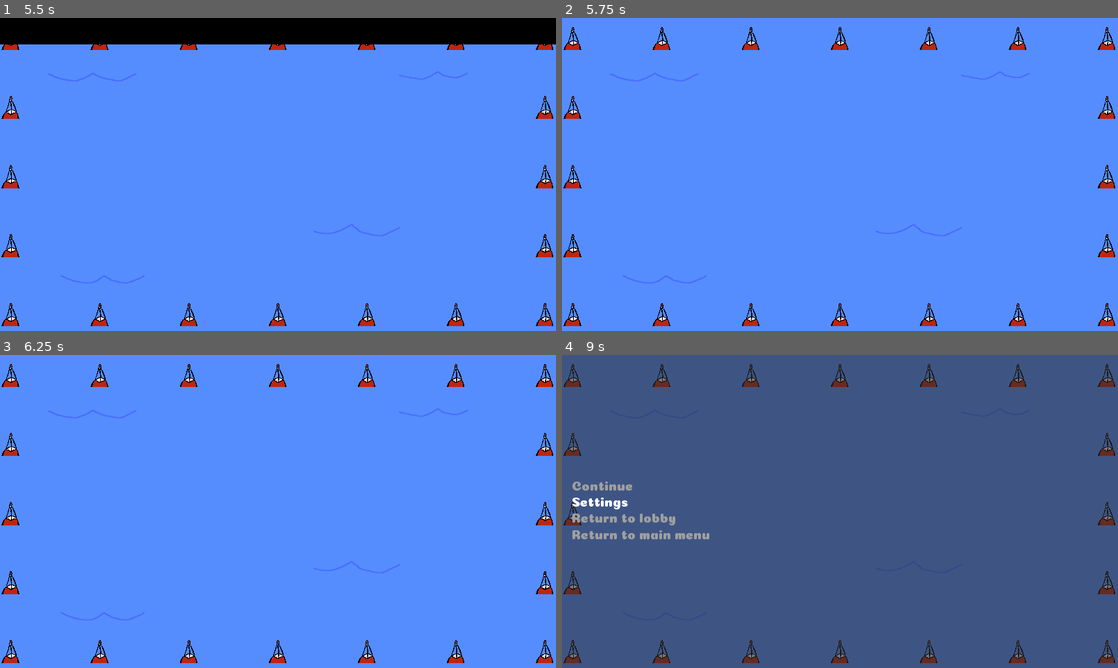
Above: before the commit, frames 1-4 (two rows, left to right).
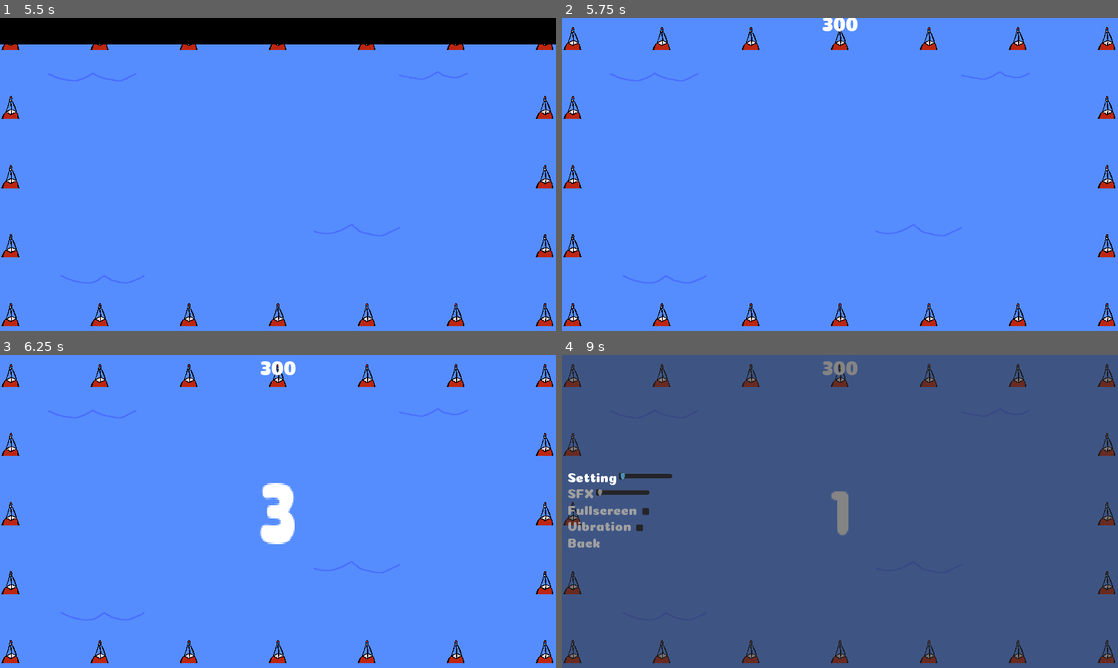
Above: after the commit, the same moments.

Repository: Lunatic-Games/turtle-jousting
Game: Godot game, scene res://ui/lobby/lobby_menu.tscn
Two runs of this game, one before a commit and one after it. Both use one fixed random seed, a clock stepped at 60 frames per second and the inputs below.
Inputs (mouse positions are in pixels of both pictures, inside the frame that each line leads up to):
- Up to frame 1 (5.5 s): click (144, 33) at 0.52 s; type "12" at 0.6 s; click (133, 55) at 0.75 s; type "12" at 0.83 s; click "Open to multiplayer" at 1.25 s; click "Ready" at 2 s; click "Ready" at 2.75 s; click "Start" at 3.5 s; click "Start" at 4.25 s; tap Enter (ui_accept) at 5, 5.27 s; move the mouse to (400, 158) at 5.02 s; hold Right (ui_right) from 5.03 s (still down); tap E (dodge) at 5.1 s; click (400, 158) at 5.17 s
- Up to frame 2 (5.75 s): keep holding Right (ui_right)
- Up to frame 3 (6.25 s): move the mouse to (166, 527) at 5.77 s; release Right (ui_right) at 5.78 s; hold Down (ui_down) from 5.78 s (still down); tap Space (joust) at 5.85 s; tap Enter (ui_accept) at 6.02 s
- Up to frame 4 (9 s): move the mouse to (895, 442) at 6.52 s; release Down (ui_down) at 6.53 s; hold Right (ui_right) 6.53-7.28 s; tap Q (parry) at 6.6 s; move the mouse to (812, 574) at 7.27 s; hold Up (ui_up) 7.28-8.03 s; tap E (dodge) at 7.35 s; click (812, 574) at 7.42 s; tap Enter (ui_accept) at 7.52, 8.27 s; move the mouse to (1006, 558) at 8.02 s; hold Left (ui_left) 8.03-8.75 s; tap Space (joust) at 8.1 s; tap Escape (pause) at 8.65 s; click "Settings" at 8.75 s

Frame 1 is identical in both runs. In frame 2, 0.2% of the frame differs, in the area x 46-54%, y 0-5%; in frame 3, 1.1%; in frame 4, 2.5%, in the area x 1-54%, y 2-62%.

Commit message:
Improved all of the menus

Diff:
--- a/game/game.gd
+++ b/game/game.gd
@@ -4,18 +4,30 @@
 
 const player_scene = preload("res://player/player.tscn")
 
+remote var visor_brought_down_method = "_return_to_main_menu"
+
 func _ready():
 	#Input.set_mouse_mode(Input.MOUSE_MODE_CAPTURED)
 	if MENU_VERSION:
+		$GameTimerLabel.visible = false
 		set_process_input(false)
+	else:
+		#get_tree().paused = true
+		set_process(false)
+		$GameTimerLabel.text = str($GameTimer.wait_time)
+		$AnimationPlayer.play("countdown")
+		$VisorTransition.lift_up()
+		$VisorTransition.rpc_config("bring_down", MultiplayerAPI.RPC_MODE_REMOTE)
 
-	if !MENU_VERSION:
-		#get_tree().paused = true
-		$VisorTransition.lift_up()
+func _process(delta):
+	if MENU_VERSION:
+		return
+
+	$GameTimerLabel.text = str(ceil($GameTimer.time_left))
 
 
-func _unhandled_input(event):
-	if event.is_action("pause") and event.pressed:
+func _input(event):
+	if !MENU_VERSION and event.is_action("pause") and event.pressed:
 		if !get_tree().network_peer:
 			get_tree().paused = true
 		set_player_process_input(false)
@@ -32,6 +44,8 @@
 
 
 func all_players_added():
+	get_tree().paused = false
+	set_player_process_input(false)
 	var players = get_tree().get_nodes_in_group("player")
 	var num = len(players)
 	if num == 0:
@@ -47,6 +61,12 @@
 		i += 1
 
 
+func start():
+	set_player_process_input(true)
+	set_process(true)
+	$GameTimer.start()
+
+
 func set_player_process_input(process):
 	for player in get_tree().get_nodes_in_group("player"):
 		player.set_process_input(process)
@@ -54,3 +74,37 @@
 
 func _on_PausedMenu_popup_hide():
 	set_player_process_input(true)
+
+
+func _on_PausedMenu_return_to_lobby():
+	$VisorTransition.bring_down()
+	visor_brought_down_method = "_return_to_lobby"
+	if get_tree().network_peer:
+		$VisorTransition.rpc("bring_down")
+		rset("visor_brought_down_method", "_return_to_lobby")
+
+
+func _return_to_lobby():
+	if !get_tree().network_peer:
+		get_tree().paused = false
+	get_parent().get_node("Lobby").return_to()
+	queue_free()
+
+
+func _on_VisorTransition_brought_down():
+	call(visor_brought_down_method)
+
+
+func _on_PausedMenu_return_to_main_menu():
+	$VisorTransition.bring_down()
+	visor_brought_down_method = "_return_to_main_menu"
+	if get_tree().network_peer:
+		$VisorTransition.rpc("bring_down")
+		rset("visor_brought_down_method", "_return_to_main_menu")
+
+
+func _return_to_main_menu():
+	if !get_tree().network_peer:
+		get_tree().paused = false
+	var _err = get_tree().change_scene("res://ui/main/main_menu.tscn")
+	queue_free()
--- a/game/game.tscn
+++ b/game/game.tscn
@@ -1,10 +1,98 @@
-[gd_scene load_steps=6 format=2]
+[gd_scene load_steps=10 format=2]
 
 [ext_resource path="res://game/game.gd" type="Script" id=1]
 [ext_resource path="res://game/assets/background.png" type="Texture" id=2]
 [ext_resource path="res://game/buoy.tscn" type="PackedScene" id=3]
 [ext_resource path="res://ui/visor_transition.tscn" type="PackedScene" id=4]
 [ext_resource path="res://ui/pause/pause_menu.tscn" type="PackedScene" id=5]
+[ext_resource path="res://ui/resources/Coiny-Regular.ttf" type="DynamicFontData" id=6]
+
+[sub_resource type="DynamicFont" id=1]
+size = 36
+font_data = ExtResource( 6 )
+
+[sub_resource type="DynamicFont" id=2]
+size = 64
+extra_spacing_bottom = 18
+font_data = ExtResource( 6 )
+
+[sub_resource type="Animation" id=3]
+resource_name = "countdown"
+length = 5.5
+tracks/0/type = "value"
+tracks/0/path = NodePath("CountdownLabel:rect_scale")
+tracks/0/interp = 1
+tracks/0/loop_wrap = true
+tracks/0/imported = false
+tracks/0/enabled = true
+tracks/0/keys = {
+"times": PoolRealArray( 1.5, 1.7, 2.5, 2.6, 3.5, 3.6, 4.5, 4.6, 5.5 ),
+"transitions": PoolRealArray( 1, 1, 1, 1, 1, 1, 1, 1, 1 ),
+"update": 0,
+"values": [ Vector2( 1, 1 ), Vector2( 2, 3 ), Vector2( 1, 1 ), Vector2( 2, 3 ), Vector2( 1, 1 ), Vector2( 2, 3 ), Vector2( 1, 1 ), Vector2( 2, 3 ), Vector2( 1, 1 ) ]
+}
+tracks/1/type = "value"
+tracks/1/path = NodePath("CountdownLabel:text")
+tracks/1/interp = 1
+tracks/1/loop_wrap = true
+tracks/1/imported = false
+tracks/1/enabled = true
+tracks/1/keys = {
+"times": PoolRealArray( 1.5, 2.5, 3.5, 4.5 ),
+"transitions": PoolRealArray( 1, 1, 1, 1 ),
+"update": 1,
+"values": [ "3", "2", "1", "FIGHT" ]
+}
+tracks/2/type = "value"
+tracks/2/path = NodePath("CountdownLabel:modulate")
+tracks/2/interp = 1
+tracks/2/loop_wrap = true
+tracks/2/imported = false
+tracks/2/enabled = true
+tracks/2/keys = {
+"times": PoolRealArray( 1.5, 2.1, 2.4, 2.5, 3.1, 3.4, 3.5, 4.1, 4.4, 4.5, 4.8, 5.5 ),
+"transitions": PoolRealArray( 1, 1, 1, 1, 1, 1, 1, 1, 1, 1, 1, 1 ),
+"update": 0,
+"values": [ Color( 1, 1, 1, 1 ), Color( 1, 1, 1, 1 ), Color( 1, 1, 1, 0.498039 ), Color( 1, 1, 1, 1 ), Color( 1, 1, 1, 1 ), Color( 1, 1, 1, 0.498039 ), Color( 1, 1, 1, 1 ), Color( 1, 1, 1, 1 ), Color( 1, 1, 1, 0.498039 ), Color( 1, 1, 1, 1 ), Color( 1, 1, 1, 1 ), Color( 1, 1, 1, 0 ) ]
+}
+tracks/3/type = "value"
+tracks/3/path = NodePath("CountdownLabel:visible")
+tracks/3/interp = 1
+tracks/3/loop_wrap = true
+tracks/3/imported = false
+tracks/3/enabled = true
+tracks/3/keys = {
+"times": PoolRealArray( 0, 1.5 ),
+"transitions": PoolRealArray( 1, 1 ),
+"update": 1,
+"values": [ false, true ]
+}
+tracks/4/type = "value"
+tracks/4/path = NodePath("GameTimerLabel:rect_position")
+tracks/4/interp = 1
+tracks/4/loop_wrap = true
+tracks/4/imported = false
+tracks/4/enabled = true
+tracks/4/keys = {
+"times": PoolRealArray( 0.9, 1.3 ),
+"transitions": PoolRealArray( 1, 1 ),
+"update": 0,
+"values": [ Vector2( 452, -30 ), Vector2( 452, 10 ) ]
+}
+tracks/5/type = "method"
+tracks/5/path = NodePath(".")
+tracks/5/interp = 1
+tracks/5/loop_wrap = true
+tracks/5/imported = false
+tracks/5/enabled = true
+tracks/5/keys = {
+"times": PoolRealArray( 4.5 ),
+"transitions": PoolRealArray( 1 ),
+"values": [ {
+"args": [  ],
+"method": "start"
+} ]
+}
 
 [node name="Game" type="Node2D"]
 script = ExtResource( 1 )
@@ -116,11 +204,52 @@
 [node name="Player4" type="Position2D" parent="SpawnPositions/4Player"]
 position = Vector2( 896, 448 )
 
-[node name="VisorTransition" parent="." instance=ExtResource( 4 )]
-rect_min_size = Vector2( 1024, 576 )
+[node name="GameTimerLabel" type="Label" parent="."]
+anchor_right = 1.0
+anchor_bottom = 1.0
+margin_left = 452.0
+margin_top = 10.0
+margin_right = 572.0
+margin_bottom = 28.0
+custom_fonts/font = SubResource( 1 )
+text = "120"
+align = 1
+__meta__ = {
+"_edit_use_anchors_": false
+}
+
+[node name="CountdownLabel" type="Label" parent="."]
+margin_left = 384.0
+margin_top = 224.0
+margin_right = 640.0
+margin_bottom = 352.0
+rect_min_size = Vector2( 256, 128 )
+rect_pivot_offset = Vector2( 128, 64 )
+custom_fonts/font = SubResource( 2 )
+text = "FIGHT"
+align = 1
+valign = 1
+__meta__ = {
+"_edit_use_anchors_": false
+}
+
+[node name="GameTimer" type="Timer" parent="."]
+wait_time = 300.0
+one_shot = true
+
+[node name="AnimationPlayer" type="AnimationPlayer" parent="."]
+anims/countdown = SubResource( 3 )
 
 [node name="PausedMenu" parent="." instance=ExtResource( 5 )]
 margin_right = 1024.0
 margin_bottom = 576.0
 rect_min_size = Vector2( 1024, 576 )
+
+[node name="VisorTransition" parent="." instance=ExtResource( 4 )]
+margin_right = 1024.0
+margin_bottom = 576.0
+rect_min_size = Vector2( 1024, 576 )
 [connection signal="popup_hide" from="PausedMenu" to="." method="_on_PausedMenu_popup_hide"]
+[connection signal="return_to_lobby" from="PausedMenu" to="." method="_on_PausedMenu_return_to_lobby"]
+[connection signal="return_to_main_menu" from="PausedMenu" to="." method="_on_PausedMenu_return_to_main_menu"]
+[connection signal="brought_down" from="VisorTransition" to="." method="_on_VisorTransition_brought_down"]
--- a/ui/lobby/lobby_menu.gd
+++ b/ui/lobby/lobby_menu.gd
@@ -86,6 +86,7 @@
 	elif event.is_action("ui_cancel") and event.pressed:
 		_on_BackButton_pressed()
 
+
 # Start server creation on new thread
 func _on_OpenMultiplayerButton_pressed():
 	if server_creation_thread and server_creation_thread.is_active():
@@ -360,6 +361,7 @@
 
 
 remotesync func start():
+	get_tree().paused = true
 	if get_tree().network_peer and is_network_master():
 		get_tree().refuse_new_network_connections = true
 
@@ -377,6 +379,15 @@
 	set_process_input(false)
 
 
+func return_to():
+	if get_tree().network_peer and is_network_master():
+		get_tree().refuse_new_network_connections = false
+	$VisorTransition.lift_up()
+	visible = true
+	set_process(true)
+	set_process_input(true)
+
+
 func _on_BackButton_pressed():
 	visor_brought_down_method = "_go_back"
 	$VisorTransition.bring_down()
@@ -393,6 +404,10 @@
 		server_creation_thread.wait_to_finish()
 	if server:
 		server.close()
+	if client:
+		client.close()
+	if get_tree().network_peer:
+		get_tree().network_peer = null
 
 
 func _on_ConnectionTimer_timeout():
@@ -401,17 +416,20 @@
 	$NetworkMessagePopup.connection_failed()
 
 
+func _on_VisorTransition_lifted_up():
+	if button_container.get_node("OpenMultiplayerButton").visible:
+		button_container.get_node("OpenMultiplayerButton").grab_focus()
+	else:
+		button_container.get_node("CloseMultiplayerButton").grab_focus()
+
+
+func _on_VisorTransition_brought_down():
+	call(visor_brought_down_method)
+
+
 func _on_Popup_about_to_show():
 	set_process_input(false)
 
 
 func _on_Popup_hide():
 	set_process_input(true)
-
-
-func _on_VisorTransition_lifted_up():
-	button_container.get_node("OpenMultiplayerButton").grab_focus()
-
-
-func _on_VisorTransition_brought_down():
-	call(visor_brought_down_method)
--- a/ui/main/main_menu.gd
+++ b/ui/main/main_menu.gd
@@ -41,6 +41,7 @@
 
 
 func _on_SettingsMenu_go_back():
+	print("Returning from settings")
 	$SettingsMenu.hide()
 	$Title.visible = true
 	$ButtonContainer.visible = true
--- a/ui/main/main_menu.tscn
+++ b/ui/main/main_menu.tscn
@@ -22,7 +22,7 @@
 [node name="Game" parent="." instance=ExtResource( 2 )]
 MENU_VERSION = true
 
-[node name="VisorTransition" parent="Game" index="3"]
+[node name="VisorTransition" parent="Game" index="4"]
 visible = false
 
 [node name="Title" type="Label" parent="."]
--- a/ui/pause/pause_menu.gd
+++ b/ui/pause/pause_menu.gd
@@ -1,11 +1,16 @@
 extends Popup
 
+
+signal return_to_main_menu
+signal return_to_lobby
 
 var ignore_pause = false
 
 
 func _ready():
 	set_process_input(false)
+	if get_tree().network_peer and !get_tree().is_network_server():
+		$ButtonContainer/ReturnToLobbyButton.visible = false
 
 
 func _input(event):
@@ -21,3 +26,25 @@
 	hide()
 	get_tree().paused = false
 	set_process_input(false)
+
+
+func _on_SettingsButton_pressed():
+	$SettingsMenu.popup()
+	$ButtonContainer.visible = false
+
+
+func _on_SettingsMenu_go_back():
+	$ButtonContainer.visible = true
+	$SettingsMenu.hide()
+
+
+func _on_ReturnToLobbyButton_pressed():
+	hide()
+	set_process_input(false)
+	emit_signal("return_to_lobby")
+
+
+func _on_ReturnToMainMenuButton_pressed():
+	hide()
+	set_process_input(false)
+	emit_signal("return_to_main_menu")
--- a/ui/pause/pause_menu.tscn
+++ b/ui/pause/pause_menu.tscn
@@ -1,7 +1,8 @@
-[gd_scene load_steps=3 format=2]
+[gd_scene load_steps=4 format=2]
 
 [ext_resource path="res://ui/menu_button.tscn" type="PackedScene" id=1]
 [ext_resource path="res://ui/pause/pause_menu.gd" type="Script" id=2]
+[ext_resource path="res://ui/settings/settings_menu.tscn" type="PackedScene" id=3]
 
 [node name="PausedMenu" type="Popup"]
 pause_mode = 2
@@ -18,7 +19,7 @@
 "_edit_use_anchors_": false
 }
 
-[node name="VBoxContainer" type="VBoxContainer" parent="."]
+[node name="ButtonContainer" type="VBoxContainer" parent="."]
 anchor_top = 0.5
 anchor_bottom = 0.5
 margin_left = 18.0
@@ -29,7 +30,7 @@
 "_edit_use_anchors_": false
 }
 
-[node name="ContinueButton" parent="VBoxContainer" instance=ExtResource( 1 )]
+[node name="ContinueButton" parent="ButtonContainer" instance=ExtResource( 1 )]
 anchor_left = 0.0
 anchor_top = 0.0
 anchor_right = 0.0
@@ -40,7 +41,7 @@
 margin_bottom = 26.0
 text = "Continue"
 
-[node name="SettingsButton" parent="VBoxContainer" instance=ExtResource( 1 )]
+[node name="SettingsButton" parent="ButtonContainer" instance=ExtResource( 1 )]
 anchor_left = 0.0
 anchor_top = 0.0
 anchor_right = 0.0
@@ -51,7 +52,7 @@
 margin_bottom = 56.0
 text = "Settings"
 
-[node name="ReturnToLobbyButton" parent="VBoxContainer" instance=ExtResource( 1 )]
+[node name="ReturnToLobbyButton" parent="ButtonContainer" instance=ExtResource( 1 )]
 anchor_left = 0.0
 anchor_top = 0.0
 anchor_right = 0.0
@@ -62,7 +63,7 @@
 margin_bottom = 86.0
 text = "Return to lobby"
 
-[node name="ReturnToMainMenuButton" parent="VBoxContainer" instance=ExtResource( 1 )]
+[node name="ReturnToMainMenuButton" parent="ButtonContainer" instance=ExtResource( 1 )]
 anchor_left = 0.0
 anchor_top = 0.0
 anchor_right = 0.0
@@ -72,4 +73,10 @@
 margin_right = 255.0
 margin_bottom = 116.0
 text = "Return to main menu"
-[connection signal="pressed" from="VBoxContainer/ContinueButton" to="." method="_on_ContinueButton_pressed"]
+
+[node name="SettingsMenu" parent="." instance=ExtResource( 3 )]
+[connection signal="pressed" from="ButtonContainer/ContinueButton" to="." method="_on_ContinueButton_pressed"]
+[connection signal="pressed" from="ButtonContainer/SettingsButton" to="." method="_on_SettingsButton_pressed"]
+[connection signal="pressed" from="ButtonContainer/ReturnToLobbyButton" to="." method="_on_ReturnToLobbyButton_pressed"]
+[connection signal="pressed" from="ButtonContainer/ReturnToMainMenuButton" to="." method="_on_ReturnToMainMenuButton_pressed"]
+[connection signal="go_back" from="SettingsMenu" to="." method="_on_SettingsMenu_go_back"]
--- a/ui/settings/settings_menu.gd
+++ b/ui/settings/settings_menu.gd
@@ -9,7 +9,7 @@
 
 
 func _input(event):
-	if event.is_action("ui_cancel") and event.pressed:
+	if visible and event.is_action("ui_cancel") and event.pressed:
 		_on_BackButton_pressed()
 
 func _on_BackButton_pressed():
--- a/ui/settings/settings_menu.tscn
+++ b/ui/settings/settings_menu.tscn
@@ -7,6 +7,7 @@
 [node name="SettingsMenu" type="Popup"]
 anchor_right = 1.0
 anchor_bottom = 1.0
+popup_exclusive = true
 script = ExtResource( 2 )
 
 [node name="VBoxContainer" type="VBoxContainer" parent="."]
--- a/ui/visor_transition.gd
+++ b/ui/visor_transition.gd
@@ -9,5 +9,13 @@
 	$AnimationPlayer.play("down")
 
 
+func brought_down_done():
+	emit_signal("brought_down")
+
+
 func lift_up():
 	$AnimationPlayer.play("up")
+
+
+func lift_up_done():
+	emit_signal("lifted_up")
--- a/ui/visor_transition.tscn
+++ b/ui/visor_transition.tscn
@@ -38,8 +38,8 @@
 "times": PoolRealArray( 1 ),
 "transitions": PoolRealArray( 1 ),
 "values": [ {
-"args": [ "brought_down" ],
-"method": "emit_signal"
+"args": [  ],
+"method": "brought_down_done"
 } ]
 }
 
@@ -79,8 +79,8 @@
 "times": PoolRealArray( 1 ),
 "transitions": PoolRealArray( 1 ),
 "values": [ {
-"args": [ "lifted_up" ],
-"method": "emit_signal"
+"args": [  ],
+"method": "lift_up_done"
 } ]
 }
 
